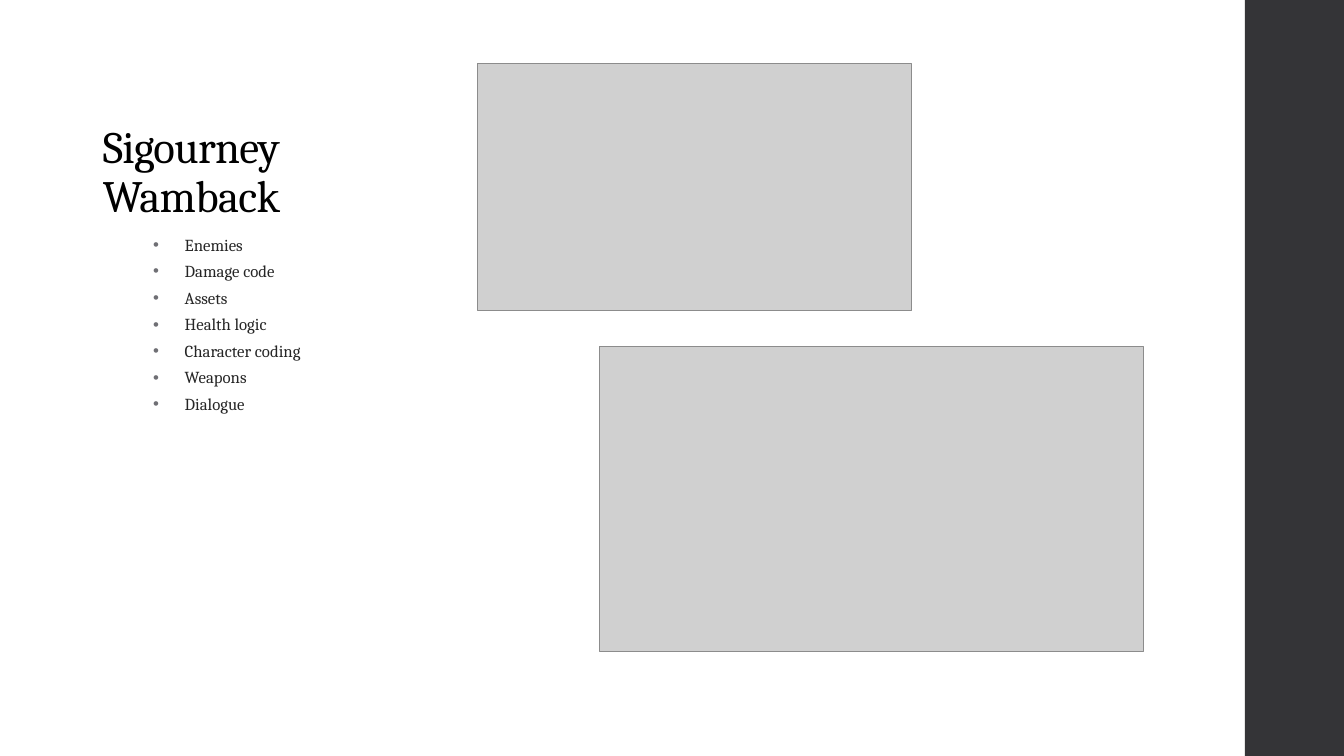
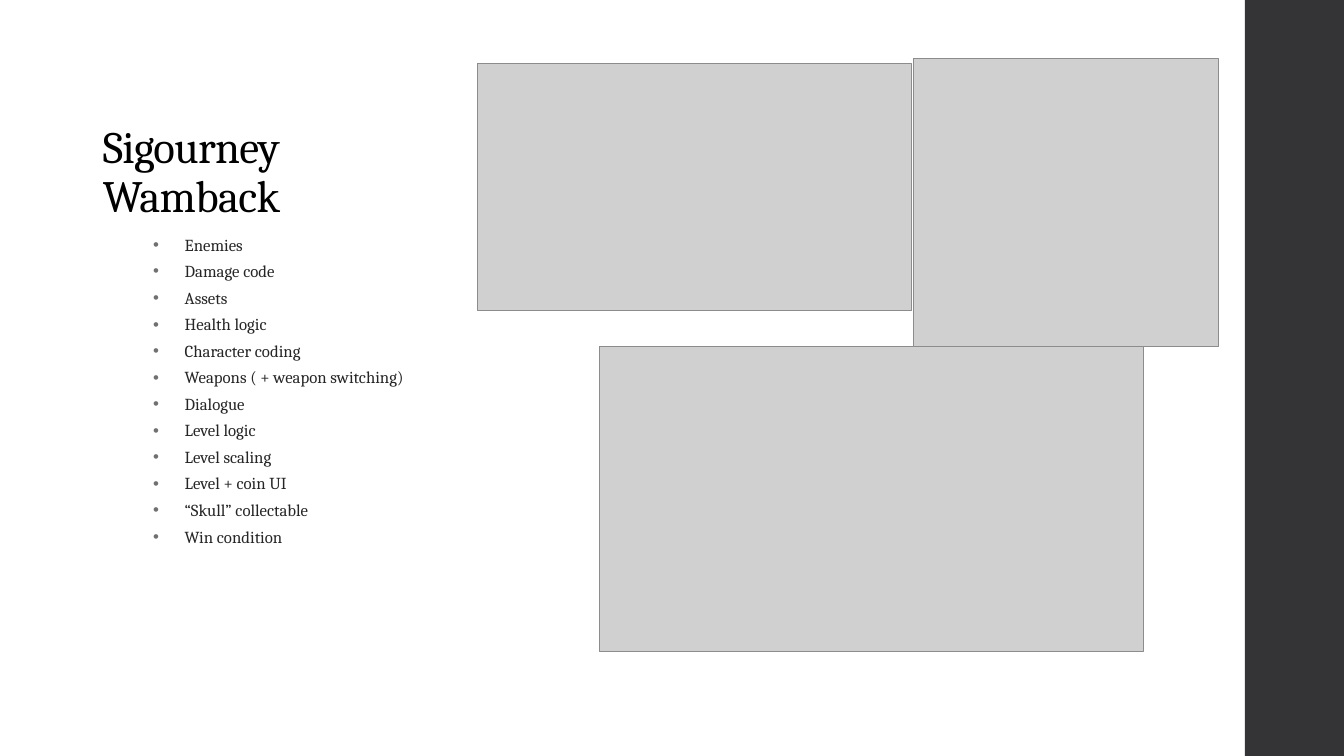
Before and after one commit to Novogenuata/DinoGameGodot, a slide deck: slide 6 of powerpoint/Dino Game.pptx. Drawn at 1344x756 pixels with LibreOffice and Linux fonts; fonts in the diff are those of the drawing; grey boxes stand for pictures. Boxes give left, top, right and bottom in pixels: in the first picture for what was removed or moved away, otherwise in the second. Text is boxed around its words. In the diff, an @@ line names an element or a change of style, - is before the commit and + after.

Commit message:
powerpoint

```diff
--- a/powerpoint/Dino Game.pptx
+++ b/powerpoint/Dino Game.pptx
@@ picture added at (x1=913, y1=58, x2=1219, y2=347) @@
@@ text at (x1=185, y1=371, x2=403, y2=387): text changed @@
-  • Weapons
+  • Weapons ( + weapon switching)
@@ text at (x1=185, y1=424, x2=308, y2=543): paragraphs added @@
+  • Level logic
+  • Level scaling
+  • Level + coin UI
+  • “Skull” collectable
+  • Win condition
```
Also in this commit, not shown: 2 other slides changed, 1 slide added, 1 other file.
